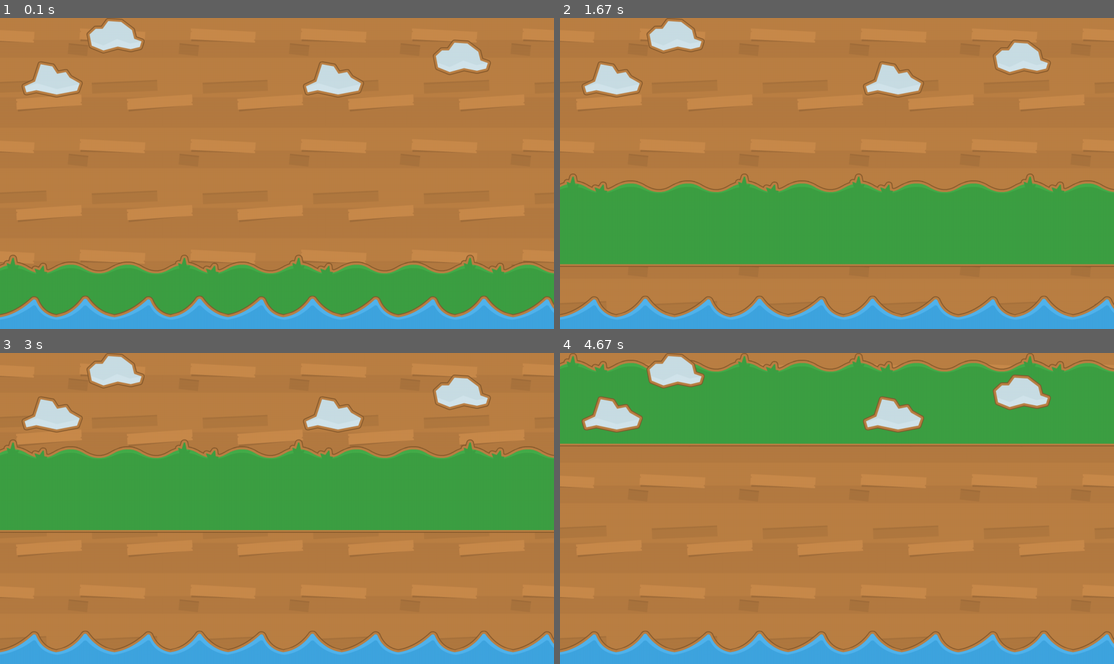
Above: before the commit, frames 1-4 (two rows, left to right).
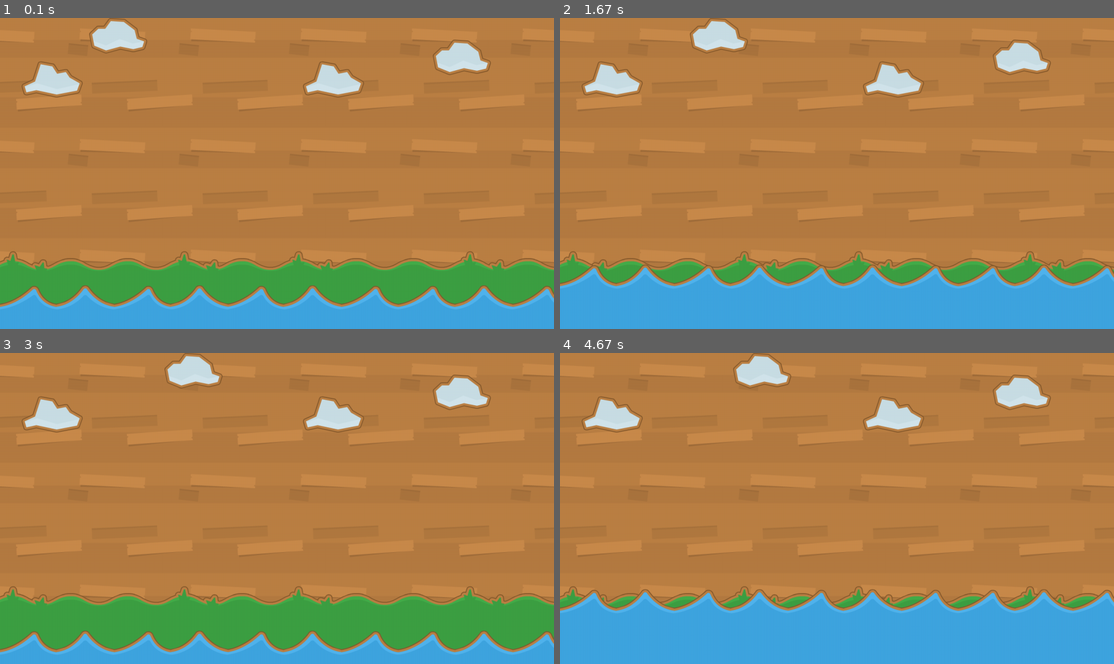
Above: after the commit, the same moments.

Repository: Aakash6177/Pygame_Project
Game: pygame game, started from abc.py
Same seed, same stepped clock (60 frames per second), same inputs: the game is played once before the commit and once after it.
Inputs:
- Up to frame 1 (0.1 s): no input
- Up to frame 2 (1.67 s): no input
- Up to frame 3 (3 s): no input
- Up to frame 4 (4.67 s): no input

The runs differ from the first frame. In frame 1, 6.7% of the frame differs, in the area x 0-100%, y 0-97%; in frame 2, 40%; in frame 3, 41%, in the area x 0-100%, y 0-96%; in frame 4, 39%.

Commit message:
animated the water and cloud

Diff:
--- a/abc.py
+++ b/abc.py
@@ -7,9 +7,12 @@
 water_bg = pygame.image.load('./shooting range assets/Water_BG.png')
 cloud_1 = pygame.image.load('./shooting range assets/Cloud1.png')
 cloud_2 = pygame.image.load('./shooting range assets/Cloud2.png')
-land_position_y = 560
+land_position_y = 540
 land_speed = 1
-
+water_position_y = 640
+water_speed = 2
+cloud_1_position_x = 200
+cloud_1_speed = 0.5
 screen = pygame.display.set_mode((1280,720))
 clock = pygame.time.Clock()
 while True:
@@ -17,12 +20,20 @@
         if (event.type == pygame.QUIT): # this allows pygame to listen for all the events happening on the window
             pygame.quit() # this will listen for the event for you to quit the window
             sys.exit()
-    land_position_y -= 1
+
+    water_position_y = water_position_y - water_speed
+    # cloud_1_position_x = cloud_1_position_x + cloud_1_speed
+    if (water_position_y < 530 or water_position_y > 650):
+        water_speed = water_speed * -1
+
+    if (cloud_1_position_x < 400):
+        cloud_1_position_x = cloud_1_position_x + cloud_1_speed
+
 
     screen.blit(wood_bg,(0,0))
     screen.blit(land_bg,(0,land_position_y))
-    screen.blit(water_bg,(0,640))
-    screen.blit(cloud_1, (200,0))
+    screen.blit(water_bg,(0,water_position_y))
+    screen.blit(cloud_1, (cloud_1_position_x,0))
     screen.blit(cloud_2,(700,100))
     screen.blit(cloud_1, (1000,50))
     screen.blit(cloud_2,(50,100))
